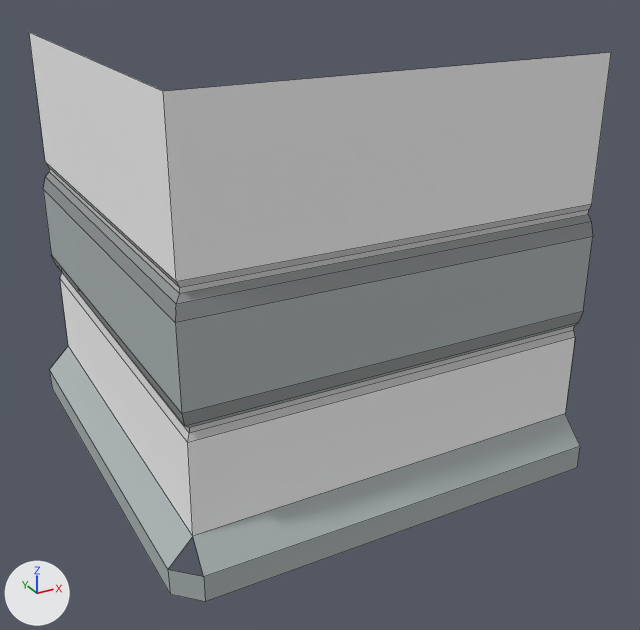
Renders of the FBX model BODY/Assets/Main/Meshes/Environment/walls/base_wall_corner_01.FBX from each side of a commit.
Before and after are seen from a 50 mm camera at (-3.9, -7.59, 4.99) aimed at (0.02, -0.47, 1.43). Arrows for +X, +Y and +Z are at lower left; the lights stay in place. Mesh edges are drawn as thin lines. Where no turn or scale is listed for an object, it has been applied to the vertices.

Before the edit, the objects in view are built like this:
```python
me_mesh = bpy.data.meshes.new('Mesh')
me_mesh.from_pydata(...)  # 46 vertices, 27 faces; spans x -2.22..2.0, y -2.22..2.0, z 0.01..4.01
# faces by material slot: [4, 6, 9, 8]
me_mesh.materials.append(mat_basecolor)  # white #f5f5f5
me_mesh.materials.append(mat_leistenkante)  # grey #929696
me_mesh.materials.append(mat_leiste)  # grey #abb4b4
me_mesh.materials.append(mat_emission)  # light grey #d0d0d0
ob_base_wall_corner_01 = bpy.data.objects.new('base_wall_corner_01', me_mesh)
ob_base_wall_corner_01.location = (0.0, 0.0, 0.0)
```
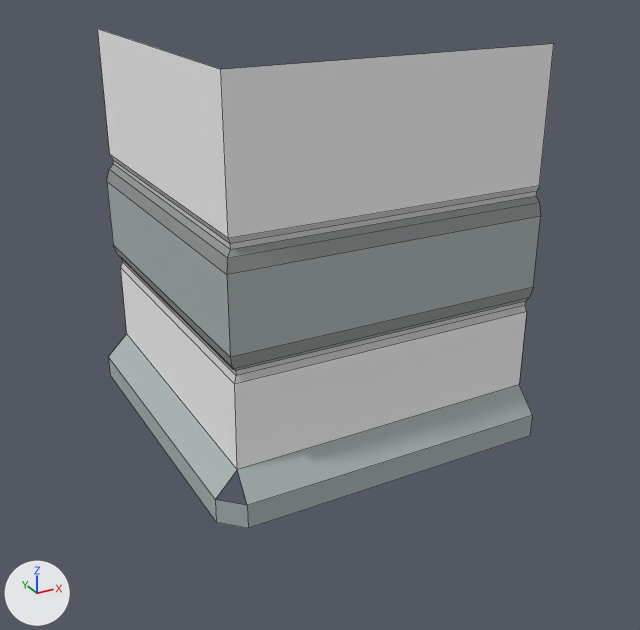
Boxes [x1, y1, x2, y2] around the edits, measured in the pictures (640 x 630 px; the box of a moved part takes in the faces that stretch with it):
'base_wall_corner_01', reshaped (22% narrower, 12% shorter)
    before: [29, 32, 611, 602]
    after: [98, 29, 554, 528]
part 1 of me_mesh, moved or reshaped
    before: [163, 53, 611, 602]
    after: [221, 44, 554, 528]
part 2 of me_mesh, moved or reshaped
    before: [29, 32, 193, 593]
    after: [98, 29, 237, 521]
part 3 of me_mesh, moved or reshaped
    before: [168, 570, 205, 601]
    after: [215, 500, 248, 528]

Edits to the bpy script that builds the scene:
```text
Change me_mesh:
    where me_mesh.from_pydata(...)  # 46 vertices, 27 faces; spans x -2.22..2.0, y -2.22..2.0, z 0.01..4.01
    used by ob_base_wall_corner_01; location = (0.0, 0.0, 0.0)
    me_mesh part 1: all 14 vertices in x 2.0, y -2.22..-1.94, z 0.01..4.01 are moved by (0.0, 0.7, 0.0)
    me_mesh part 2: all 14 vertices in x -2.22..-1.94, y 2.0, z 0.01..4.01 are moved by (0.7, 0.0, 0.0)
    me_mesh part 3: all 18 vertices in x -2.22..-1.94, y -2.22..-1.94, z 0.01..4.01 are moved by (0.7, 0.7, 0.0)
```
